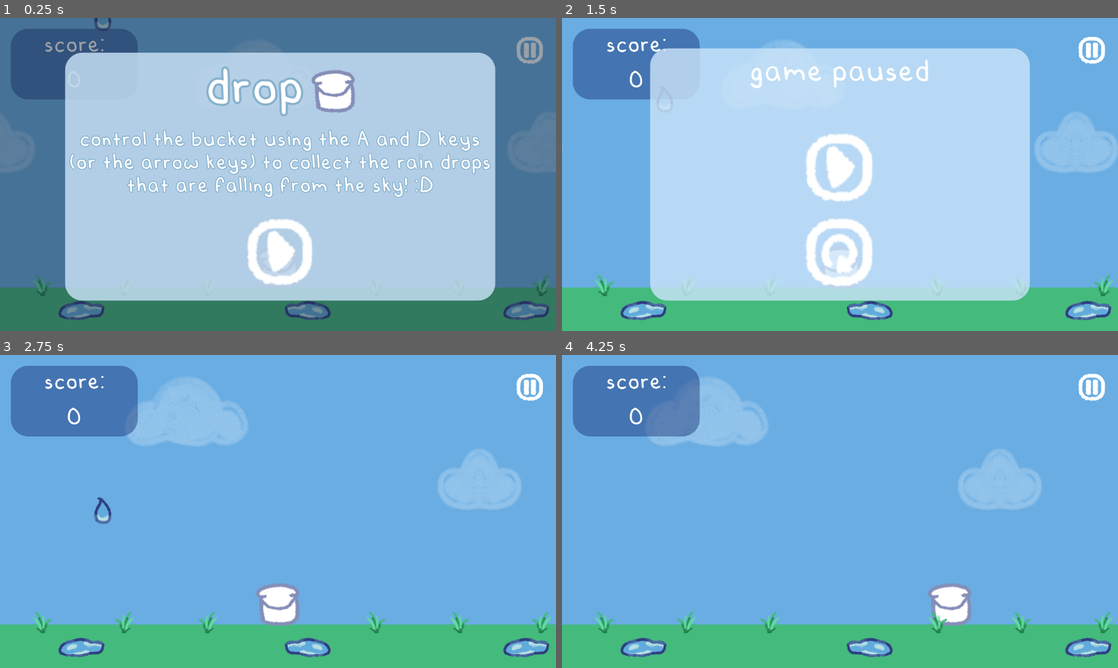
Above: before the commit, frames 1-4 (two rows, left to right).
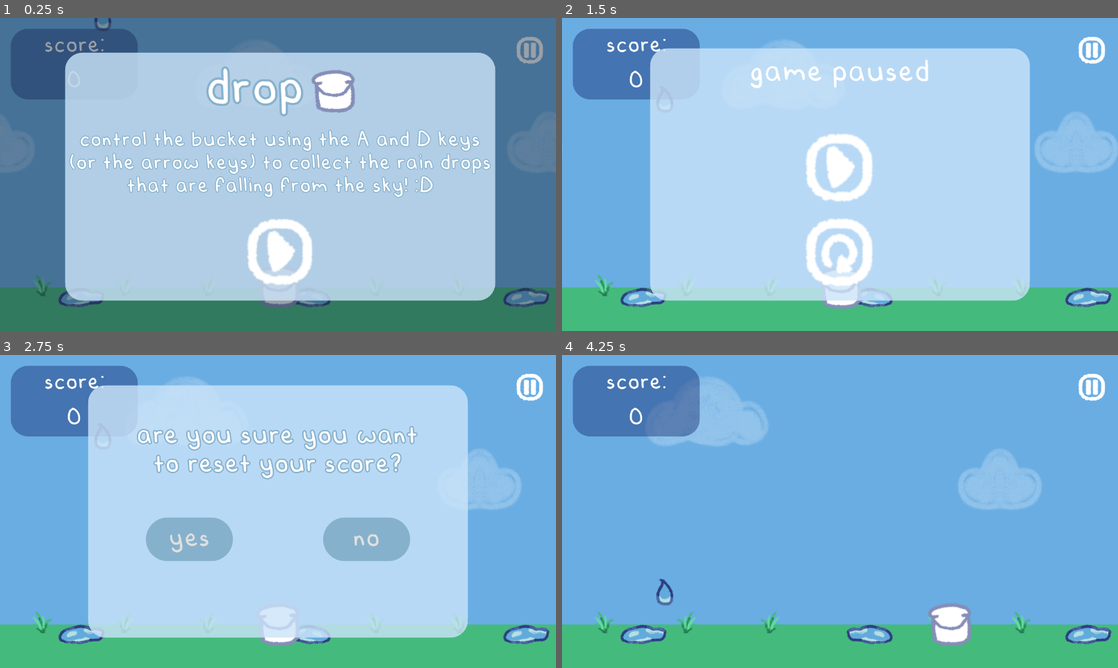
Above: after the commit, the same moments.

Repository: wutdahack/Drop
Game: Godot game, scene res://scenes/Game.tscn
The game is run twice, just before and just after one commit, with the same random seed, the same clock (stepped at 60 frames per second) and the same inputs. Sound files missing from this copy of the repository are replaced by a short silence.
Inputs (mouse positions are in pixels of both pictures, inside the frame that each line leads up to):
- Up to frame 1 (0.25 s): no input
- Up to frame 2 (1.5 s): click (840, 252) at 0.5 s; click (1090, 49) at 1.25 s
- Up to frame 3 (2.75 s): click (278, 589) at 2 s
- Up to frame 4 (4.25 s): click (751, 539) at 2.75 s, where only the run after the commit has a clickable "yes"; hold Right (move_right) from 3.53 s (still down)

The runs differ from the first frame. In frame 1, 1.8% of the frame differs, in the area x 10-99%, y 82-97%; in frame 2, 2.3%; in frame 3, 57%, in the area x 10-100%, y 9-97%; in frame 4, 3.5%.

Commit message:
added confirmation screen
also changed positions of things in the background

Diff:
--- /dev/null
+++ b/assets/themes/ButtonTheme.tres
@@ -0,0 +1,15 @@
+[gd_resource type="Theme" load_steps=2 format=2]
+
+[sub_resource type="StyleBoxFlat" id=3]
+bg_color = Color( 0.52549, 0.694118, 0.8, 1 )
+corner_radius_top_left = 200
+corner_radius_top_right = 200
+corner_radius_bottom_right = 200
+corner_radius_bottom_left = 200
+
+[resource]
+Button/styles/disabled = SubResource( 3 )
+Button/styles/focus = SubResource( 3 )
+Button/styles/hover = SubResource( 3 )
+Button/styles/normal = SubResource( 3 )
+Button/styles/pressed = SubResource( 3 )
--- /dev/null
+++ b/scenes/ConfirmationScreen.tscn
@@ -0,0 +1,128 @@
+[gd_scene load_steps=9 format=2]
+
+[ext_resource path="res://assets/fonts/Marshy 2.0.otf" type="DynamicFontData" id=1]
+[ext_resource path="res://scripts/ConfirmationScreen.gd" type="Script" id=2]
+[ext_resource path="res://assets/themes/ButtonTheme.tres" type="Theme" id=3]
+
+[sub_resource type="StyleBoxFlat" id=1]
+bg_color = Color( 0.796078, 0.894118, 0.976471, 0.807843 )
+corner_radius_top_left = 40
+corner_radius_top_right = 40
+corner_radius_bottom_right = 40
+corner_radius_bottom_left = 40
+
+[sub_resource type="DynamicFont" id=2]
+size = 70
+outline_size = 3
+outline_color = Color( 0.52549, 0.694118, 0.8, 1 )
+use_mipmaps = true
+use_filter = true
+font_data = ExtResource( 1 )
+
+[sub_resource type="DynamicFont" id=5]
+size = 70
+use_filter = true
+font_data = ExtResource( 1 )
+
+[sub_resource type="StyleBoxFlat" id=7]
+bg_color = Color( 0.6, 0.6, 0.6, 0 )
+
+[sub_resource type="DynamicFont" id=6]
+size = 70
+font_data = ExtResource( 1 )
+
+[node name="ConfirmationScreen" type="Control"]
+pause_mode = 2
+anchor_right = 1.0
+anchor_bottom = 1.0
+size_flags_horizontal = 3
+size_flags_vertical = 3
+script = ExtResource( 2 )
+__meta__ = {
+"_edit_use_anchors_": false
+}
+
+[node name="Background" type="Panel" parent="."]
+anchor_left = 0.5
+anchor_top = 0.5
+anchor_right = 0.5
+anchor_bottom = 0.5
+margin_left = -437.0
+margin_top = -290.0
+margin_right = 437.0
+margin_bottom = 290.0
+size_flags_horizontal = 3
+size_flags_vertical = 3
+custom_styles/panel = SubResource( 1 )
+__meta__ = {
+"_edit_use_anchors_": false
+}
+
+[node name="VBoxContainer" type="VBoxContainer" parent="Background"]
+anchor_right = 1.0
+anchor_bottom = 1.0
+rect_min_size = Vector2( 874, 580 )
+size_flags_horizontal = 2
+size_flags_vertical = 2
+alignment = 2
+__meta__ = {
+"_edit_use_anchors_": false
+}
+
+[node name="Text" type="Label" parent="Background/VBoxContainer"]
+margin_right = 872.0
+margin_bottom = 300.0
+rect_min_size = Vector2( 872, 300 )
+size_flags_horizontal = 2
+size_flags_vertical = 2
+custom_fonts/font = SubResource( 2 )
+text = "are you sure you want
+to reset your score?"
+align = 1
+valign = 1
+__meta__ = {
+"_edit_use_anchors_": false
+}
+
+[node name="HBoxContainer" type="HBoxContainer" parent="Background/VBoxContainer"]
+margin_top = 304.0
+margin_right = 874.0
+margin_bottom = 404.0
+grow_horizontal = 2
+grow_vertical = 2
+rect_min_size = Vector2( 874, 100 )
+size_flags_horizontal = 2
+size_flags_vertical = 2
+alignment = 1
+
+[node name="YesButton" type="Button" parent="Background/VBoxContainer/HBoxContainer"]
+margin_left = 133.0
+margin_right = 333.0
+margin_bottom = 100.0
+rect_min_size = Vector2( 200, 100 )
+size_flags_horizontal = 0
+size_flags_vertical = 0
+theme = ExtResource( 3 )
+custom_fonts/font = SubResource( 5 )
+text = "yes"
+
+[node name="VSeparator" type="VSeparator" parent="Background/VBoxContainer/HBoxContainer"]
+margin_left = 337.0
+margin_right = 537.0
+margin_bottom = 100.0
+rect_min_size = Vector2( 200, 0 )
+custom_styles/separator = SubResource( 7 )
+
+[node name="NoButton" type="Button" parent="Background/VBoxContainer/HBoxContainer"]
+margin_left = 541.0
+margin_right = 741.0
+margin_bottom = 100.0
+rect_min_size = Vector2( 200, 100 )
+size_flags_horizontal = 0
+size_flags_vertical = 0
+theme = ExtResource( 3 )
+custom_fonts/font = SubResource( 6 )
+text = "no"
+
+[connection signal="pressed" from="Background/VBoxContainer/HBoxContainer/YesButton" to="." method="_on_YesButton_pressed"]
+[connection signal="pressed" from="Background/VBoxContainer/HBoxContainer/NoButton" to="." method="_on_NoButton_pressed"]
--- a/scenes/Game.tscn
+++ b/scenes/Game.tscn
@@ -42,7 +42,7 @@
 }
 
 [sub_resource type="RectangleShape2D" id=1]
-extents = Vector2( 640, 50 )
+extents = Vector2( 640, 27 )
 
 [sub_resource type="TileSet" id=5]
 0/name = "puddle_1.png 0"
@@ -123,19 +123,20 @@
 }
 
 [node name="CollisionShape2D" type="CollisionShape2D" parent="Scene/GrassStatic"]
-position = Vector2( 640, 50 )
+position = Vector2( 640, 73 )
 shape = SubResource( 1 )
 
 [node name="Puddles" type="TileMap" parent="Scene"]
+position = Vector2( 0, -30 )
 tile_set = SubResource( 5 )
 cell_size = Vector2( 128, 64 )
 format = 1
 tile_data = PoolIntArray( 655361, 0, 0, 655365, 536870912, 0, 655369, 0, 0 )
 
-[node name="ExtraGrass" type="TileMap" parent="."]
+[node name="ExtraGrass" type="TileMap" parent="Scene"]
 tile_set = SubResource( 2 )
 format = 1
-tile_data = PoolIntArray( 589825, 0, 0, 589828, 536870912, 0, 589831, 536870912, 0, 589837, 0, 0, 589840, 0, 0, 589843, 536870912, 0 )
+tile_data = PoolIntArray( 589825, 0, 0, 589828, 536870912, 0, 589831, 536870912, 0, 589837, 0, 0, 589840, 0, 0 )
 
 [node name="RainSound" type="AudioStreamPlayer" parent="."]
 pause_mode = 2
--- /dev/null
+++ b/scripts/ConfirmationScreen.gd
@@ -0,0 +1,11 @@
+extends Control
+
+func _on_YesButton_pressed():
+	GlobalVariables.resetScore()
+	get_tree().set_pause(false)
+	queue_free()
+
+
+func _on_NoButton_pressed():
+	get_tree().set_pause(false)
+	queue_free()
--- a/scripts/Game.gd
+++ b/scripts/Game.gd
@@ -30,7 +30,7 @@
 
 func setup_player(var waterCollector: CollectsWater) -> void:
 	add_child_below_node($Scene, waterCollector)
-	waterCollector.position = Vector2(screen.size.x / 2 ,571)
+	waterCollector.position = Vector2(screen.size.x / 2, 615)
 
 func setupTimer() -> void:
 	add_child(dropTimer)
--- a/scripts/PauseScreen.gd
+++ b/scripts/PauseScreen.gd
@@ -1,8 +1,12 @@
 extends Control
 
+onready var confirmationScreenScene: PackedScene
+onready var confirmationScreen: Control
+
 func _on_ResetButton_pressed():
-	GlobalVariables.resetScore()
-	get_tree().set_pause(false)
+	confirmationScreenScene = load("res://scenes/ConfirmationScreen.tscn")
+	confirmationScreen = confirmationScreenScene.instance()
+	get_parent().add_child(confirmationScreen)
 	queue_free()
 
 func _on_PlayButton_pressed():
Not shown, changed: export_presets.cfg
